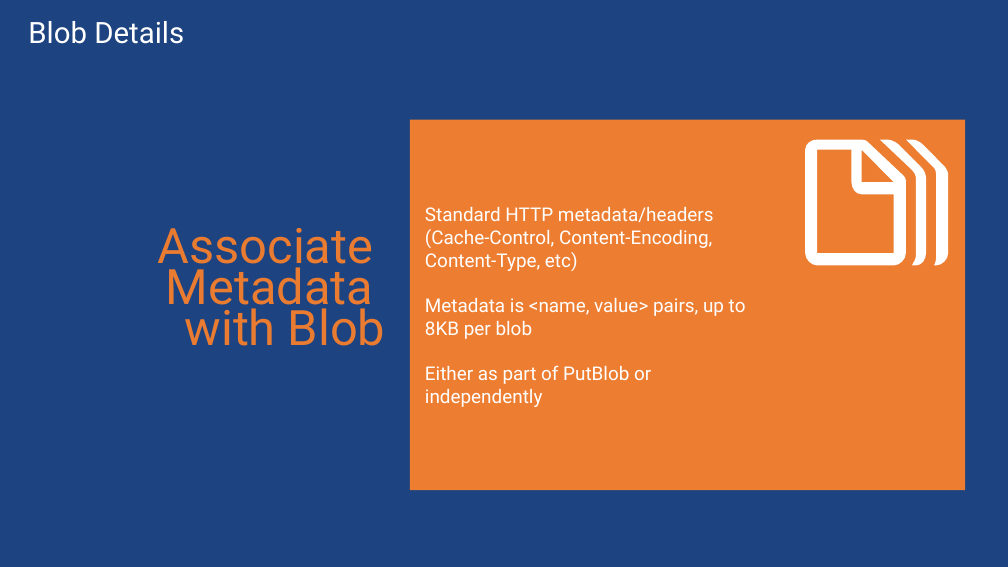
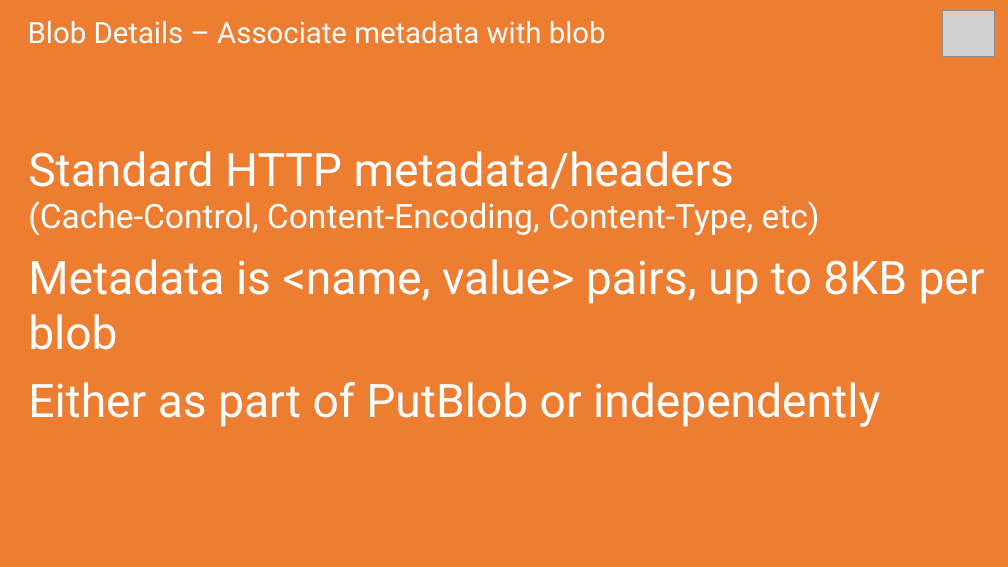
Before and after one commit to sack212/BasicAzureCamp, a slide deck: slide 8 of Data-Storage/Data-Storage.pptx (slide 6 before the commit). Drawn at 1008x567 pixels with LibreOffice and Linux fonts; fonts in the diff are those of the drawing; grey boxes stand for pictures. Boxes give left, top, right and bottom in pixels: in the first picture for what was removed or moved away, otherwise in the second. Text is boxed around its words. In the diff, an @@ line names an element or a change of style, - is before the commit and + after.

```diff
--- a/Data-Storage/Data-Storage.pptx
+++ b/Data-Storage/Data-Storage.pptx
@@ background #1D4380 to #ED7D31 @@
@@ text "Standard HTTP metadata/headers (Cache-Control, Content-Encod ...": place and size @@
-text "Standard HTTP metadata/headers (Cache-Control, Content-Encod ..." at <box>410,119,965,490</box>
+text "Standard HTTP metadata/headers (Cache-Control, Content-Encod ..." at <box>28,151,985,427</box>
@@ text "Standard HTTP metadata/headers (Cache-Control, Content-Encod ..." at <box>28,151,985,427</box>: size 18 to 44 pt in "Standard HTTP metadata/headers", "Metadata is <name, value> pairs, up to ...", "Either as part of PutBlob or independently"; size 18 to 32 pt in "(Cache-Control, Content-Encoding, Content-Type, etc)"; indent changed; more space between paragraphs; fill #ED7D31 to none @@
@@ title at <box>28,21,606,44</box>: text changed @@
-Blob Details
+Blob Details – Associate metadata with blob
@@ picture added at <box>942,11,995,57</box> @@
@@ freeform shape removed at <box>805,139,948,265</box> @@
@@ text removed at <box>158,228,385,346</box> @@
-Associate
-Metadata
-with Blob
```
Also in this commit, not shown: 42 other slides changed, 25 slides added, 2 slides removed, 12 other files.
